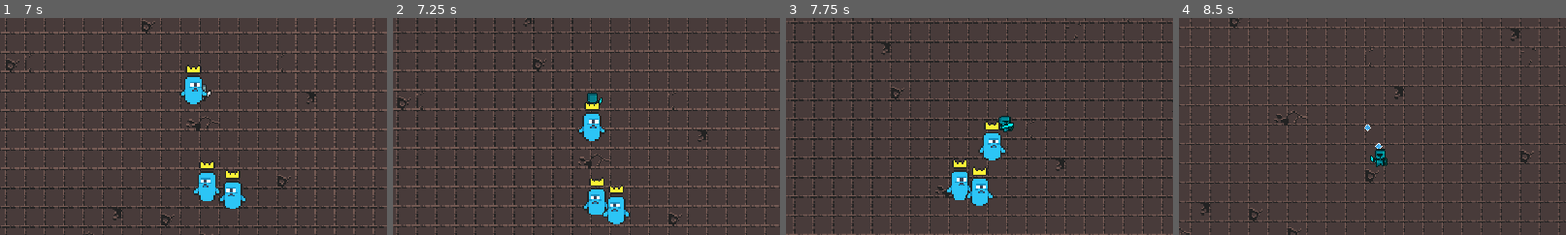
Above: before the commit, frames 1-4 (left to right).
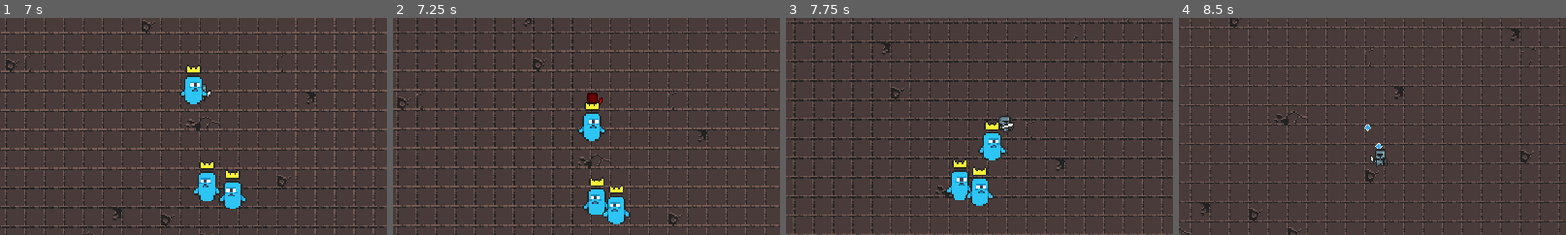
Above: after the commit, the same moments.

Repository: ErikpvDev/Proyecto-intermodular
Game: Godot game, scene res://Scenes/Levels/Level01/level_01.tscn
Two runs of this game, one before a commit and one after it. Both use one fixed random seed, a clock stepped at 60 frames per second and the inputs below. The engine's default icon, where the game draws it, is replaced by a stand-in: a white triangle on a blue panel in a dark square.
Inputs:
- Up to frame 1 (7 s): hold D (right) 0.53-1.28 s; tap Shift (dash) every 0.75 s from 0.6 to 6.6 s; hold S (down) 1.28-2.03 s; hold D (right) 2.03-2.78 s; hold W (up) 2.78-3.53 s; hold A (left) 3.53-5.03 s; hold S (down) 5.03-5.78 s; hold D (right) 5.78-6.53 s; hold W (up) from 6.53 s (still down)
- Up to frame 2 (7.25 s): keep holding W (up)
- Up to frame 3 (7.75 s): release W (up) at 7.28 s; hold D (right) from 7.28 s (still down); tap Shift (dash) at 7.35 s
- Up to frame 4 (8.5 s): release D (right) at 8.03 s; hold S (down) from 8.03 s (still down); tap Shift (dash) at 8.1 s
The pictures show only the part of the screen within x 24-74%, y 25-75%; the shares and areas given below are measured in that part.

Frame 1 is identical in both runs. In frame 2, 0.2% of the frame differs, in the area x 49-55%, y 34-41%; in frame 3, 0.2%; in frame 4, 0.3%, in the area x 49-54%, y 60-69%.

Commit message:
Personaje azul
El personaje se pone rojo al recibir daño. El problema es que se quedaba de color azul indefinidamente después de pasar por el color rojo. Antes se usaba un método de godot, ahora se modifica el color directamente con una función creada de cero.

Diff:
--- a/Scenes/Character/personaje.gd
+++ b/Scenes/Character/personaje.gd
@@ -85,7 +85,14 @@
 	if !movement.dashing:
 		health.take_damage(amount)
 		update_heart_display()
-		$AnimationPlayer.play("hit")
+		#$AnimationPlayer.play("hit")
+		flash_red()
+
+func flash_red() -> void:
+	var sprite = $AnimatedSprite2D
+	sprite.modulate = Color(1, 0, 0) # rojo
+	await get_tree().create_timer(0.2).timeout
+	sprite.modulate = Color(1, 1, 1) # blanco (color normal)
 
 func add_exp(amount: int) -> void:
 	experience.add_exp(amount)
--- a/Scenes/Character/personaje.tscn
+++ b/Scenes/Character/personaje.tscn
@@ -358,7 +358,7 @@
 texture_filter = 1
 texture_repeat = 1
 sprite_frames = SubResource("SpriteFrames_aexvp")
-animation = &"Idle"
+animation = &"Dash"
 autoplay = "Idle"
 
 [node name="Camera2D" type="Camera2D" parent="."]
Not shown, changed: Observaciones.txt
